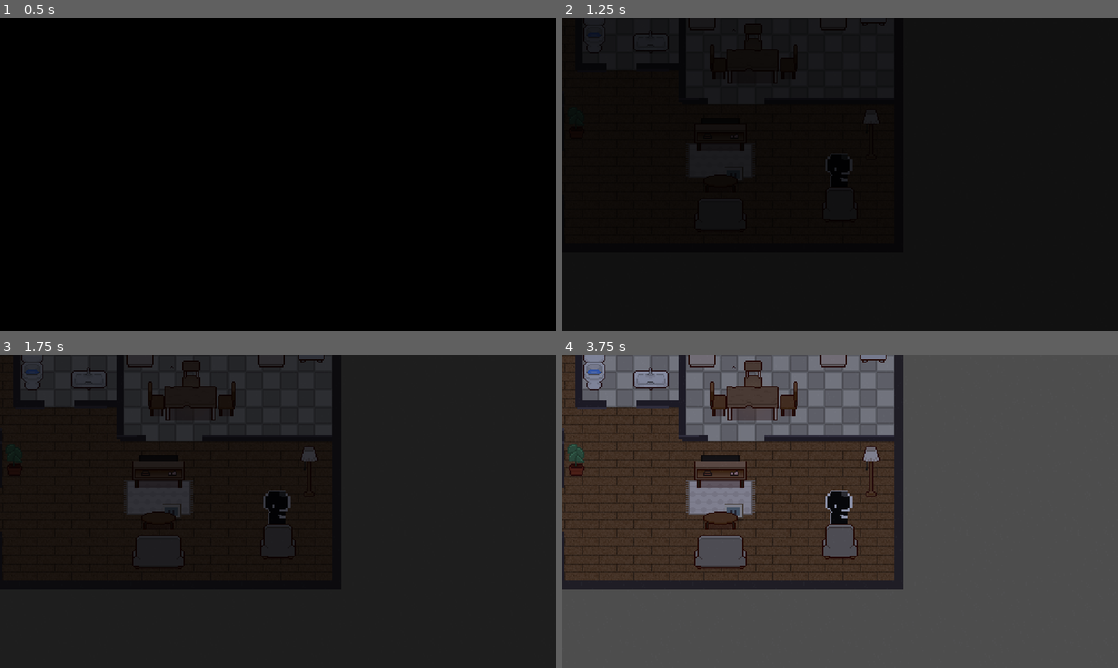
Above: before the commit, frames 1-4 (two rows, left to right).
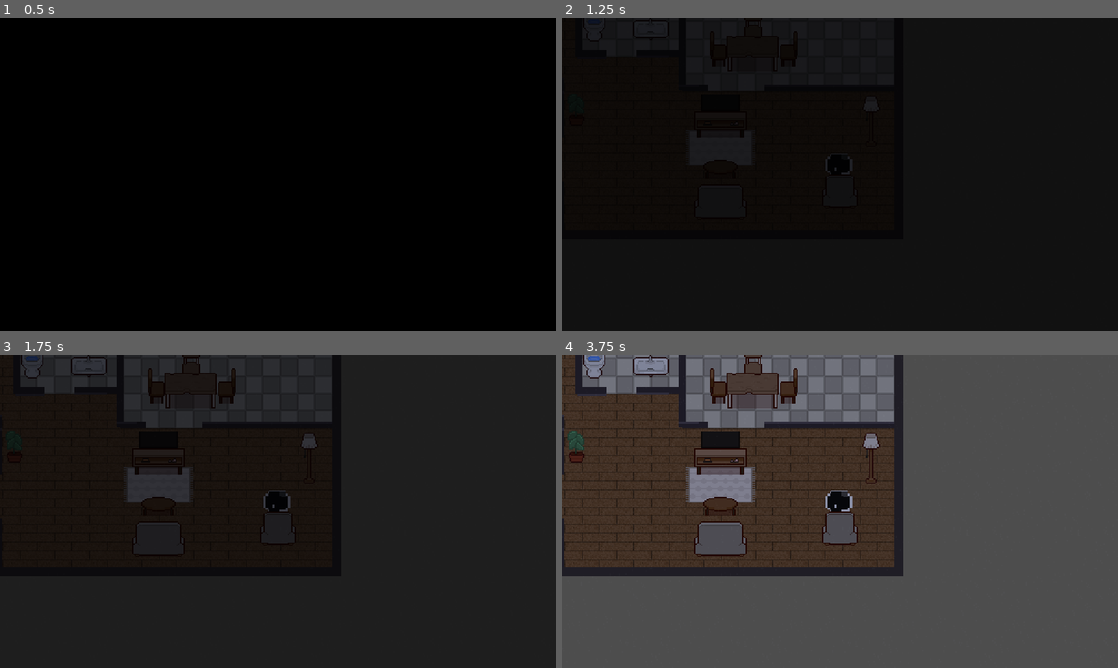
Above: after the commit, the same moments.

Repository: stefdeg145/Ubisoft_gamejam
Game: Godot game, scene res://scenes/house/house.tscn
Same seed, same stepped clock (60 frames per second), same inputs: the game is played once before the commit and once after it. This scene is started directly instead of the project's main scene.
Inputs (mouse positions are in pixels of both pictures, inside the frame that each line leads up to):
- Up to frame 1 (0.5 s): no input
- Up to frame 2 (1.25 s): tap Enter (ui_accept) at 0.5 s; move the mouse to (962, 158) at 0.52 s; hold Right (ui_right) from 0.53 s (still down); hold Enter (ui_accept) from 0.53 s (still down); click (962, 158) at 0.67 s
- Up to frame 3 (1.75 s): release Right (ui_right) at 1.25 s; release Enter (ui_accept) at 1.25 s; drag from (166, 527) to (189, 401) at 1.27 s
- Up to frame 4 (3.75 s): tap Enter (ui_accept) at 2, 3.5 s; move the mouse to (895, 442) at 2.02 s; hold Right (ui_right) 2.03-2.75 s; hold Enter (ui_accept) 2.03-2.75 s; drag from (812, 574) to (734, 517) at 2.77 s; move the mouse to (1006, 558) at 3.52 s; hold Left (ui_left) from 3.53 s (still down); hold Enter (ui_accept) from 3.53 s (still down)

Frame 1 is identical in both runs. In frame 2, 0.5% of the frame differs, in the area x 4-59%, y 0-52%; in frame 3, 4.4%; in frame 4, 15%, in the area x 0-62%, y 0-75%.

Commit message:
Sleep-based denial entry: tired-furniture lines, top-left bed sleeps into denial, grief lines on other beds; floating E interaction prompt; closest-interactable pick

Diff:
--- a/scenes/house/house.gd
+++ b/scenes/house/house.gd
@@ -8,6 +8,10 @@
 
 const PlayerScene := preload("res://scenes/actors/player.tscn")
 const MemoryScript := preload("res://scripts/memory_object.gd")
+const TiredScript := preload("res://scripts/tired_prop.gd")
+const BedScript := preload("res://scripts/bed.gd")
+
+const DENIAL_SCENE := "res://scenes/stages/stage_denial.tscn"
 
 const A := "res://assets/art/house/"
 const ART := "res://assets/art/"
@@ -45,7 +49,10 @@
 	_build_floor()
 	_build_north_wall()
 	_spawn_player()
-	_build_memories()
+	# Denial entry is now sleep-based: most furniture is "too tired", and only the
+	# top-left bed lets the player sleep into the dream. (The old glowing-memory
+	# entrances are off for now — we'll rework stage entries when designing levels.)
+	_build_interactions()
 	_build_grade()
 	_build_rain()
 	_update_grade()
@@ -123,6 +130,74 @@
 	player.add_to_group("player")
 	_world.add_child(player)
 	player.face("left")
+
+# -------------------------------------------------------------- interactions
+## Wraps the furniture (already placed in house.tscn) with interaction zones in
+## code, so the editable layout is never touched. Beds get the sleep behaviour;
+## the most top-left bed is "your bed". Everything else gives a "too tired" line.
+func _build_interactions() -> void:
+	var inter := Node2D.new()
+	inter.name = "Interactions"
+	add_child(inter)
+
+	# find the bed nodes and pick the most top-left one (by on-screen position)
+	var beds: Array = []
+	for c in _world.get_children():
+		if c is Sprite2D and c.name.begins_with("Bed"):
+			beds.append(c)
+	var my_bed: Node = null
+	var best := INF
+	for b in beds:
+		var ctr := _visual_center(b)
+		if ctr.x + ctr.y < best:
+			best = ctr.x + ctr.y
+			my_bed = b
+
+	for c in _world.get_children():
+		if not (c is Sprite2D):
+			continue
+		if c.name.begins_with("Bed"):
+			_add_bed_zone(inter, c, c == my_bed)
+		else:
+			_add_tired_zone(inter, c)
+
+func _visual_aabb(sp: Sprite2D) -> Rect2:
+	# Sprite2D is centered=false with an offset, so the drawn rect starts at
+	# position + offset*scale and spans texture_size*scale.
+	var ts: Vector2 = sp.texture.get_size()
+	var top_left: Vector2 = sp.position + sp.offset * sp.scale
+	return Rect2(top_left, ts * sp.scale)
+
+func _visual_center(sp: Sprite2D) -> Vector2:
+	var r := _visual_aabb(sp)
+	return r.position + r.size * 0.5
+
+# Builds the Area2D + detection shape but does NOT add it to the tree yet, so the
+# caller can attach the script and set properties before _ready() fires.
+func _zone(sp: Sprite2D, pad: float) -> Area2D:
+	var a := Area2D.new()
+	var r := _visual_aabb(sp)
+	a.position = r.position + r.size * 0.5
+	var cs := CollisionShape2D.new()
+	var shape := RectangleShape2D.new()
+	shape.size = r.size + Vector2(pad, pad)
+	cs.shape = shape
+	a.add_child(cs)
+	return a
+
+func _add_tired_zone(parent: Node, sp: Sprite2D) -> void:
+	var a := _zone(sp, 28.0)
+	a.set_script(TiredScript)
+	parent.add_child(a)
+
+func _add_bed_zone(parent: Node, sp: Sprite2D, mine: bool) -> void:
+	var a := _zone(sp, 48.0)
+	a.set_script(BedScript)
+	a.is_my_bed = mine
+	a.stage_scene = DENIAL_SCENE
+	if mine:
+		a.chosen.connect(_on_memory_chosen)   # reuse drift-to-sleep -> dream flow
+	parent.add_child(a)
 
 func _build_memories() -> void:
 	for stage in MEMORIES.keys():
@@ -206,7 +281,7 @@
 	player.can_move = true
 	GameState.first_wake = false
 	await get_tree().create_timer(0.4).timeout
-	Game.flash("Something across the room is glowing. Go to it. (arrows / WASD, E to look)", 4.0)
+	Game.flash("I can't keep my eyes open. Maybe I should lie down. (arrows / WASD, E to interact)", 4.5)
 
 func _return_from_dream() -> void:
 	_update_grade()
@@ -215,8 +290,7 @@
 	if GameState.completed.size() >= GameState.STAGES.size():
 		await Game.say("It's quiet. But the grey is almost gone.", 3.0)
 	else:
-		await Game.say("You wake in the chair. The house feels a little warmer.", 3.0)
-		Game.flash("Another memory has begun to glow.", 3.0)
+		await Game.say("You wake. The house feels a little less heavy than before.", 3.0)
 
 func _on_memory_chosen(node: Node) -> void:
 	player.can_move = false
--- a/scenes/house/house.tscn
+++ b/scenes/house/house.tscn
@@ -17,7 +17,7 @@
 size = Vector2(12, 182)
 
 [sub_resource type="RectangleShape2D" id="rs_16"]
-size = Vector2(13, 97)
+size = Vector2(16, 66)
 
 [sub_resource type="RectangleShape2D" id="rs_17"]
 size = Vector2(288, 12)
@@ -35,7 +35,7 @@
 size = Vector2(240, 12)
 
 [sub_resource type="RectangleShape2D" id="rs_0"]
-size = Vector2(118.5, 137)
+size = Vector2(111, 124)
 
 [sub_resource type="RectangleShape2D" id="rs_1"]
 size = Vector2(32, 86)
@@ -71,13 +71,13 @@
 size = Vector2(92, 42)
 
 [sub_resource type="RectangleShape2D" id="rs_12"]
-size = Vector2(60, 26)
+size = Vector2(60, 18)
 
 [sub_resource type="RectangleShape2D" id="rs_13"]
-size = Vector2(92, 56)
+size = Vector2(92, 35)
 
 [sub_resource type="RectangleShape2D" id="rs_14"]
-size = Vector2(60, 56)
+size = Vector2(60, 32)
 
 [sub_resource type="AtlasTexture" id="at_nstand"]
 atlas = ExtResource("cab")
@@ -320,7 +320,7 @@
 [node name="WC2" type="StaticBody2D" parent="Solid" unique_id=359016962]
 
 [node name="C" type="CollisionShape2D" parent="Solid/WC2" unique_id=59120498]
-position = Vector2(345.5, 591.5)
+position = Vector2(344, 607)
 shape = SubResource("rs_16")
 
 [node name="WC3" type="StaticBody2D" parent="Solid" unique_id=1742342210]
@@ -380,7 +380,7 @@
 [node name="FC_Bed2" type="StaticBody2D" parent="Solid" unique_id=1953088011]
 
 [node name="C" type="CollisionShape2D" parent="Solid/FC_Bed2" unique_id=2133448113]
-position = Vector2(120.5, 466)
+position = Vector2(114.5, 466)
 shape = SubResource("rs_0")
 
 [node name="FC_Nightstand2" type="StaticBody2D" parent="Solid" unique_id=1000387369]
@@ -446,19 +446,19 @@
 [node name="FC_CoffeeTable" type="StaticBody2D" parent="Solid" unique_id=2111055923]
 
 [node name="C" type="CollisionShape2D" parent="Solid/FC_CoffeeTable" unique_id=478604070]
-position = Vector2(640, 530)
+position = Vector2(640, 534)
 shape = SubResource("rs_12")
 
 [node name="FC_Couch" type="StaticBody2D" parent="Solid" unique_id=980530088]
 
 [node name="C" type="CollisionShape2D" parent="Solid/FC_Couch" unique_id=994434176]
-position = Vector2(640, 590)
+position = Vector2(640, 600.5)
 shape = SubResource("rs_13")
 
 [node name="FC_Armchair" type="StaticBody2D" parent="Solid" unique_id=576576787]
 
 [node name="C" type="CollisionShape2D" parent="Solid/FC_Armchair" unique_id=1866900159]
-position = Vector2(860, 570)
+position = Vector2(860, 582)
 shape = SubResource("rs_14")
 
 [node name="World" type="Node2D" parent="." unique_id=1502813882]
@@ -610,8 +610,8 @@
 
 [node name="TV" type="Sprite2D" parent="World" unique_id=288615197]
 texture_filter = 1
-position = Vector2(640, 448)
-scale = Vector2(2, 2)
+position = Vector2(640, 421)
+scale = Vector2(2, 1.6)
 texture = SubResource("at_tv")
 centered = false
 offset = Vector2(-18, -20)
@@ -619,7 +619,7 @@
 [node name="CoffeeTable" type="Sprite2D" parent="World" unique_id=178172972]
 texture_filter = 1
 position = Vector2(640, 545)
-scale = Vector2(2, 2)
+scale = Vector2(2, 2.1875)
 texture = SubResource("at_coffee")
 centered = false
 offset = Vector2(-16, -16)
--- /dev/null
+++ b/scripts/bed.gd
@@ -0,0 +1,37 @@
+extends Area2D
+## A bed the player can try to sleep in. Only their own bed (is_my_bed) lets them
+## drift off into the dream; every other bed is met with quiet grief.
+
+signal chosen(node)
+
+@export var is_my_bed := false
+@export_file("*.tscn") var stage_scene: String = "res://scenes/stages/stage_denial.tscn"
+@export var not_my_bed_lines: PackedStringArray = [
+	"...This isn't my bed. I can't sleep here.",
+	"Not this one. It still smells like them.",
+	"This was never mine. I shouldn't be lying here.",
+]
+
+var _used := false
+
+func _ready() -> void:
+	body_entered.connect(_on_enter)
+	body_exited.connect(_on_exit)
+
+func _on_enter(body: Node) -> void:
+	if body.is_in_group("player") and body.has_method("add_interactable"):
+		body.add_interactable(self)
+
+func _on_exit(body: Node) -> void:
+	if body.is_in_group("player") and body.has_method("remove_interactable"):
+		body.remove_interactable(self)
+
+func interact() -> void:
+	if not is_my_bed:
+		if not_my_bed_lines.size() > 0:
+			Game.flash(not_my_bed_lines[randi() % not_my_bed_lines.size()], 2.8)
+		return
+	if _used:
+		return
+	_used = true
+	chosen.emit(self)
--- a/scripts/door.gd
+++ b/scripts/door.gd
@@ -14,12 +14,12 @@
 	_refresh()
 
 func _on_enter(body: Node) -> void:
-	if body.is_in_group("player"):
-		body.nearby_object = self
+	if body.is_in_group("player") and body.has_method("add_interactable"):
+		body.add_interactable(self)
 
 func _on_exit(body: Node) -> void:
-	if body.is_in_group("player") and body.nearby_object == self:
-		body.nearby_object = null
+	if body.is_in_group("player") and body.has_method("remove_interactable"):
+		body.remove_interactable(self)
 
 func interact() -> void:
 	is_open = not is_open
--- a/scripts/player.gd
+++ b/scripts/player.gd
@@ -19,8 +19,38 @@
 @onready var _sprite: Sprite2D = $Sprite
 @onready var _walk_sound: AudioStreamPlayer2D = $WalkSound
 
-## The memory object currently in range (set by memory_object.gd), or null.
+## The interactable currently in range (legacy single-target, e.g. stage props), or null.
 var nearby_object: Node = null
+## All interactables currently overlapping; on interact we pick the closest.
+var _interactables: Array = []
+
+func add_interactable(o: Node) -> void:
+	if not _interactables.has(o):
+		_interactables.append(o)
+
+func remove_interactable(o: Node) -> void:
+	_interactables.erase(o)
+	if nearby_object == o:
+		nearby_object = null
+
+func _closest_interactable() -> Node:
+	var best: Node = null
+	var best_d := INF
+	for o in _interactables:
+		if not is_instance_valid(o):
+			continue
+		var d := global_position.distance_to(o.global_position)
+		if d < best_d:
+			best_d = d
+			best = o
+	# fall back to the legacy single-target system used by stage props
+	if best == null and is_instance_valid(nearby_object):
+		best = nearby_object
+	return best
+
+## Floating "E" shown above the closest interactable so the player can tell what
+## responds. Lives in world space (top_level) and is repositioned each frame.
+var _hint: Label
 
 func _ready() -> void:
 	add_to_group("player")
@@ -30,6 +60,41 @@
 			arr.append(load("res://assets/art/characters/walk_%s_%d.png" % [d, i]))
 		_frames[d] = arr
 	_apply_frame()
+	_make_hint()
+
+func _make_hint() -> void:
+	_hint = Label.new()
+	_hint.text = "E"
+	_hint.top_level = true
+	_hint.z_index = 200
+	_hint.visible = false
+	_hint.horizontal_alignment = HORIZONTAL_ALIGNMENT_CENTER
+	_hint.custom_minimum_size = Vector2(16, 0)
+	_hint.add_theme_font_size_override("font_size", 16)
+	_hint.add_theme_color_override("font_color", Color(0.96, 0.94, 0.86))
+	_hint.add_theme_color_override("font_shadow_color", Color(0, 0, 0, 0.85))
+	_hint.add_theme_constant_override("shadow_offset_x", 1)
+	_hint.add_theme_constant_override("shadow_offset_y", 1)
+	var box := StyleBoxFlat.new()
+	box.bg_color = Color(0.08, 0.08, 0.1, 0.6)
+	box.set_corner_radius_all(4)
+	box.content_margin_left = 5
+	box.content_margin_right = 5
+	box.content_margin_top = 2
+	box.content_margin_bottom = 2
+	_hint.add_theme_stylebox_override("normal", box)
+	add_child(_hint)
+
+func _update_hint() -> void:
+	if _hint == null:
+		return
+	var target := _closest_interactable()
+	if can_move and target != null and target is Node2D:
+		var bob := sin(Time.get_ticks_msec() / 200.0) * 2.0
+		_hint.global_position = (target as Node2D).global_position + Vector2(-13, -44 + bob)
+		_hint.visible = true
+	else:
+		_hint.visible = false
 
 func _physics_process(delta: float) -> void:
 	var dir := Vector2.ZERO
@@ -57,6 +122,7 @@
 			_frame = 0
 			_apply_frame()
 	_update_walk_sound(moving)
+	_update_hint()
 
 func _update_walk_sound(moving: bool) -> void:
 	if _walk_sound == null:
@@ -74,8 +140,10 @@
 func _unhandled_input(event: InputEvent) -> void:
 	if not can_move:
 		return
-	if event.is_action_pressed("ui_accept") and nearby_object != null:
-		nearby_object.interact()
+	if event.is_action_pressed("ui_accept"):
+		var target := _closest_interactable()
+		if target != null and target.has_method("interact"):
+			target.interact()
 
 func face(dir: String) -> void:
 	_facing = dir
--- /dev/null
+++ b/scripts/tired_prop.gd
@@ -0,0 +1,26 @@
+extends Area2D
+## A piece of furniture the grieving player is too exhausted to engage with.
+## Interacting just surfaces a weary thought that nudges them toward sleep.
+
+@export var lines: PackedStringArray = [
+	"I'm so tired. I should just sleep.",
+	"I can't... I can barely keep my eyes open.",
+	"Not now. I just need to lie down.",
+	"My head's too heavy for any of this.",
+]
+
+func _ready() -> void:
+	body_entered.connect(_on_enter)
+	body_exited.connect(_on_exit)
+
+func _on_enter(body: Node) -> void:
+	if body.is_in_group("player") and body.has_method("add_interactable"):
+		body.add_interactable(self)
+
+func _on_exit(body: Node) -> void:
+	if body.is_in_group("player") and body.has_method("remove_interactable"):
+		body.remove_interactable(self)
+
+func interact() -> void:
+	if lines.size() > 0:
+		Game.flash(lines[randi() % lines.size()], 2.4)
Not shown, added: scripts/bed.gd.uid
Not shown, added: scripts/tired_prop.gd.uid
